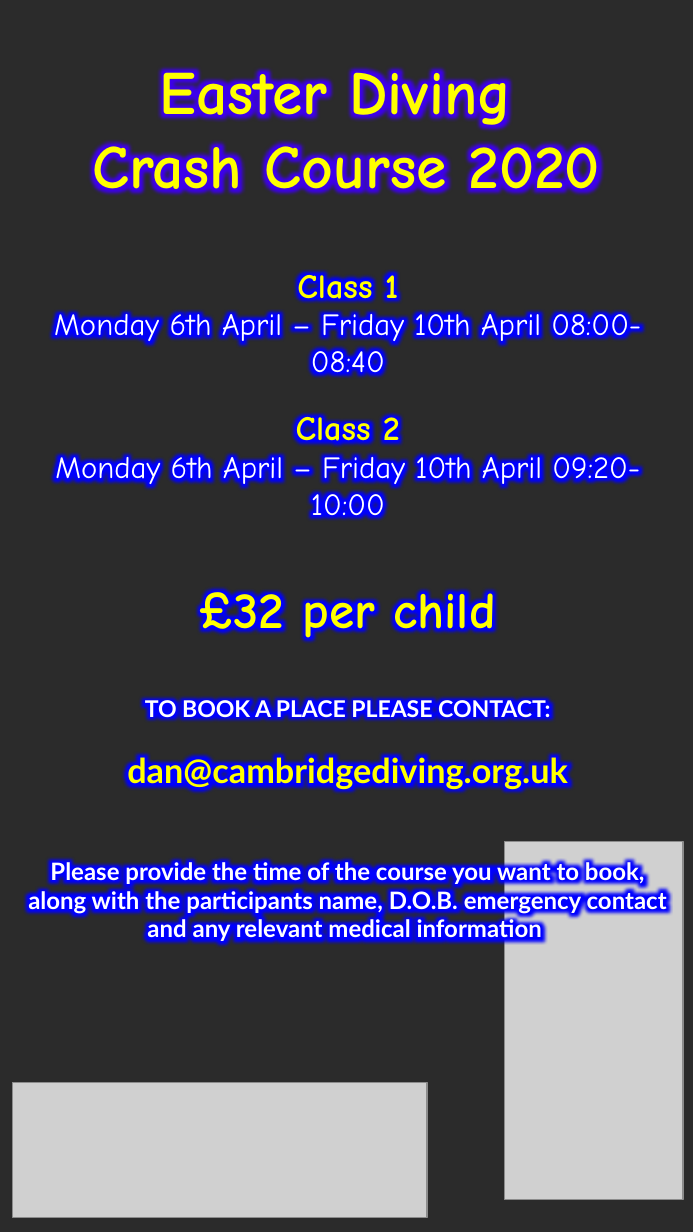
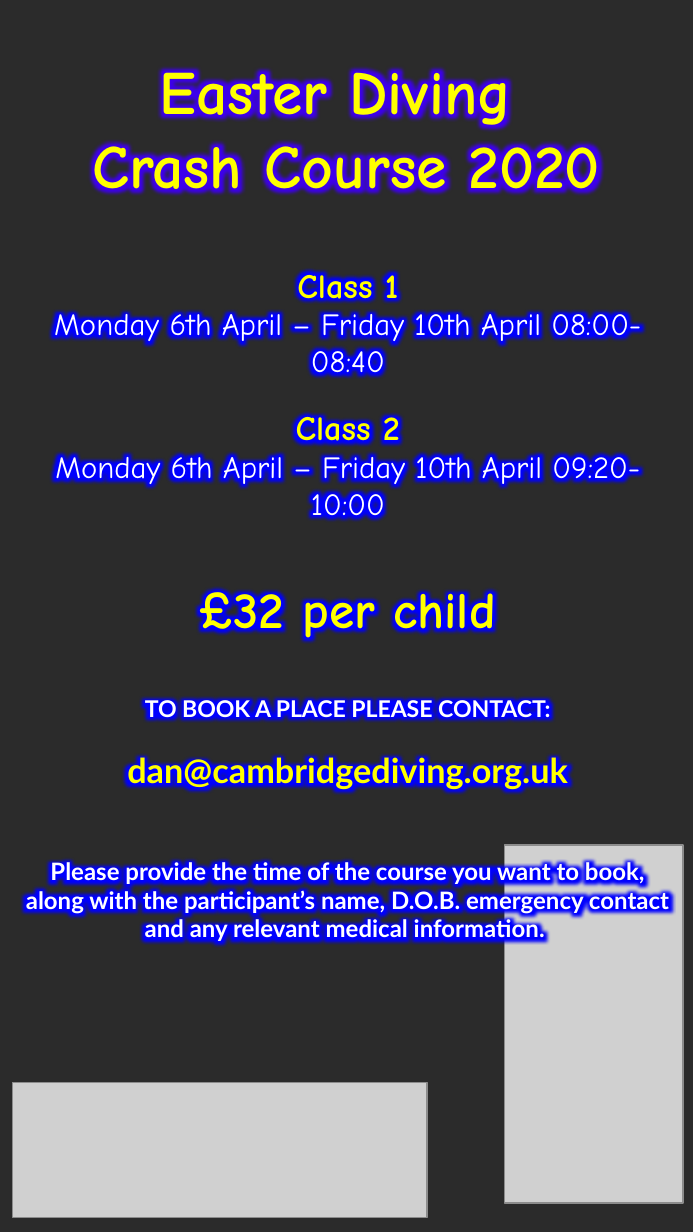
Before and after one commit to joshado/divedisplay_public, a slide deck: slide 1 of Edited/Easter Dive Camps Flyer 2020.pptx. Drawn at 693x1232 pixels with LibreOffice and Linux fonts; fonts in the diff are those of the drawing; grey boxes stand for pictures; background and template pictures are left out; a plain dark background stands for a picture behind light text. Boxes give left, top, right and bottom in pixels: in the first picture for what was removed or moved away, otherwise in the second. Text is boxed around its words. In the diff, an @@ line names an element or a change of style, - is before the commit and + after.

```diff
--- a/Edited/Easter Dive Camps Flyer 2020.pptx
+++ b/Edited/Easter Dive Camps Flyer 2020.pptx
@@ text at (26,859,669,943): text changed @@
-Please provide the time of the course you want to book, along with the participants name, D.O.B. emergency contact and any relevant medical information
+Please provide the time of the course you want to book, along with the participant’s name, D.O.B. emergency contact and any relevant medical information.
@@ picture: place and size @@
-picture at (504,842,683,1201)
+picture at (504,846,683,1205)
```
Also in this commit, not shown: 5 other files.
